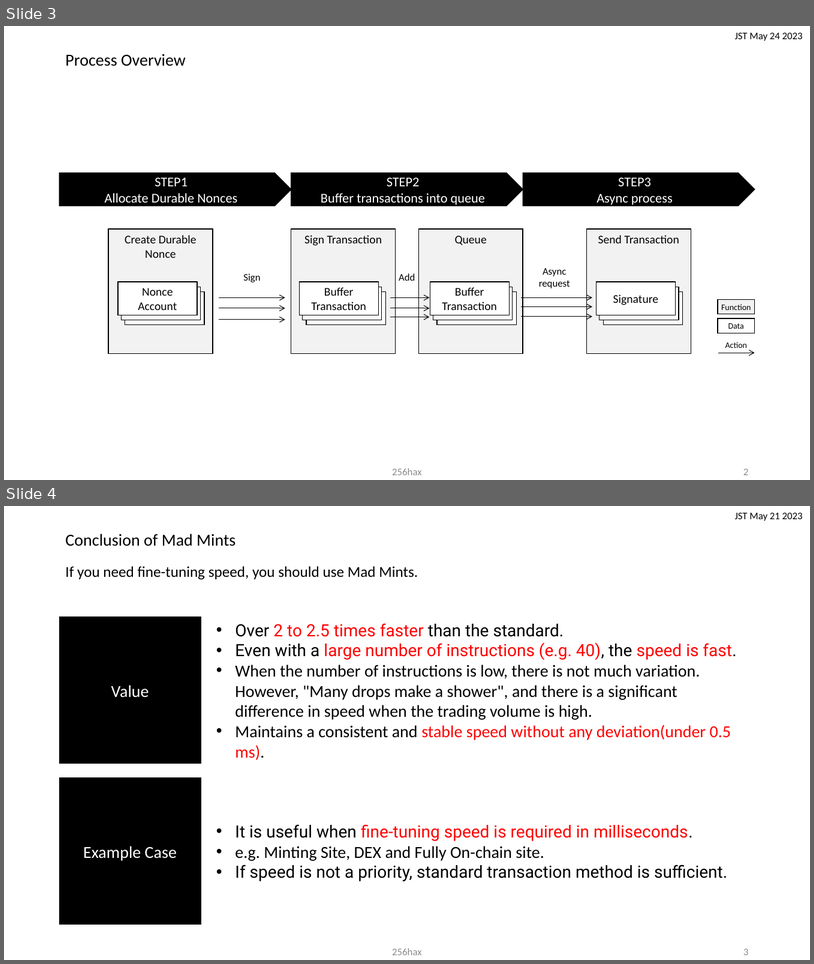
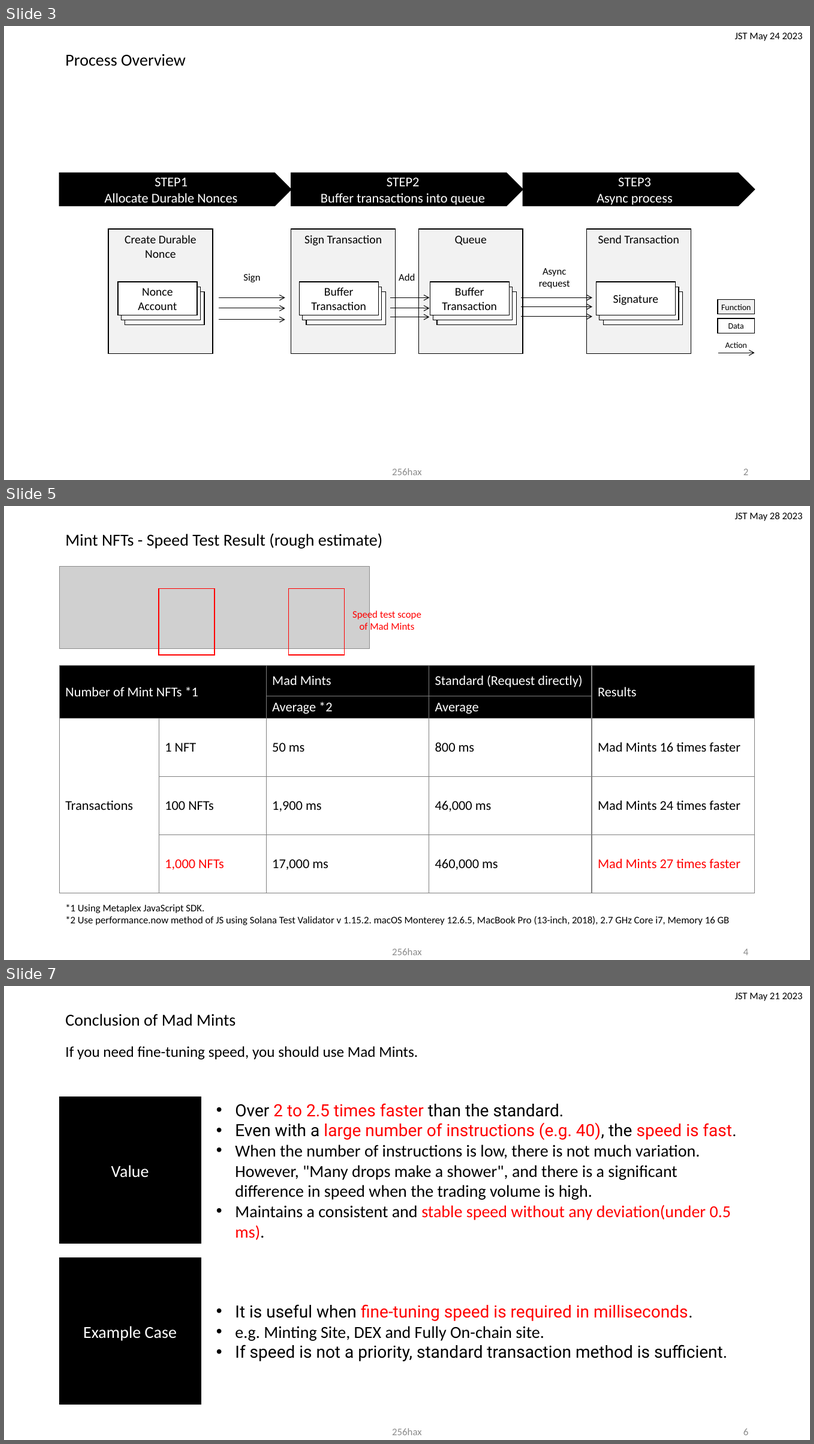
Before and after one commit to 256hax/mad-mints, a slide deck: docs/Mad-Mints.pptx. Shown one above the other, each under a label of ours: slides 3 and 4 before the commit, slides 3, 5 and 7 after it; the slides between them are not shown. The pictures are 814x964 and 814x1444 pixels, drawn with LibreOffice and Linux fonts; fonts in the diff are those of the drawing; grey boxes stand for pictures; background and template pictures are left out. Boxes give left, top, right and bottom in pixels: in the first picture for what was removed or moved away, otherwise in the second. Text is boxed around its words. In the diff, an @@ line names an element or a change of style, - is before the commit and + after.

```diff
--- a/docs/Mad-Mints.pptx
+++ b/docs/Mad-Mints.pptx
@@ slide 5 added at bbox=[4, 506, 810, 960], background #FFFFFF @@
@@ text added at bbox=[735, 512, 803, 521], 12 pt, text #000000 @@
+JST May 28 2023
@@ title added at bbox=[65, 533, 383, 549], 20 pt, text #000000 @@
+Mint NFTs - Speed Test Result (rough estimate)
@@ picture added at bbox=[60, 566, 370, 649] @@
@@ rectangle added at bbox=[159, 588, 215, 655], outline #FF0000 1 pt @@
@@ rectangle added at bbox=[289, 588, 345, 655], outline #FF0000 1 pt @@
@@ text added at bbox=[353, 610, 422, 630], 12 pt, text #FF0000 @@
+Speed test scope of Mad Mints
@@ table added at bbox=[60, 665, 755, 892], 5 rows, 5 columns @@
+Number of Mint NFTs *1 |  | Mad Mints | Standard (Request directly) | Results
+ |  | Average *2 | Average | 
+Transactions | 1 NFT | 50 ms | 800 ms | Mad Mints 16 times faster
+ | 100 NFTs | 1,900 ms | 46,000 ms | Mad Mints 24 times faster
+ | 1,000 NFTs | 17,000 ms | 460,000 ms | Mad Mints 27 times faster
@@ text added at bbox=[65, 904, 730, 925], 12 pt, text #000000 @@
+*1 Using Metaplex JavaScript SDK.
+*2 Use performance.now method of JS using Solana Test Validator v 1.15.2. macOS Monterey 12.6.5, MacBook Pro (13-inch, 2018), 2.7 GHz Core i7, Memory 16 GB
@@ text added at bbox=[392, 948, 422, 955], 12 pt, text #8C8C8C @@
+256hax
@@ page number added at bbox=[744, 948, 749, 955], 12 pt, text #8C8C8C @@
+4
@@ what was slide 4 is now slide 7 @@
@@ page number at bbox=[744, 1428, 749, 1435]: text changed @@
-3
+6
```
Also in this commit, not shown: 3 slides changed, 1 other slide added.
